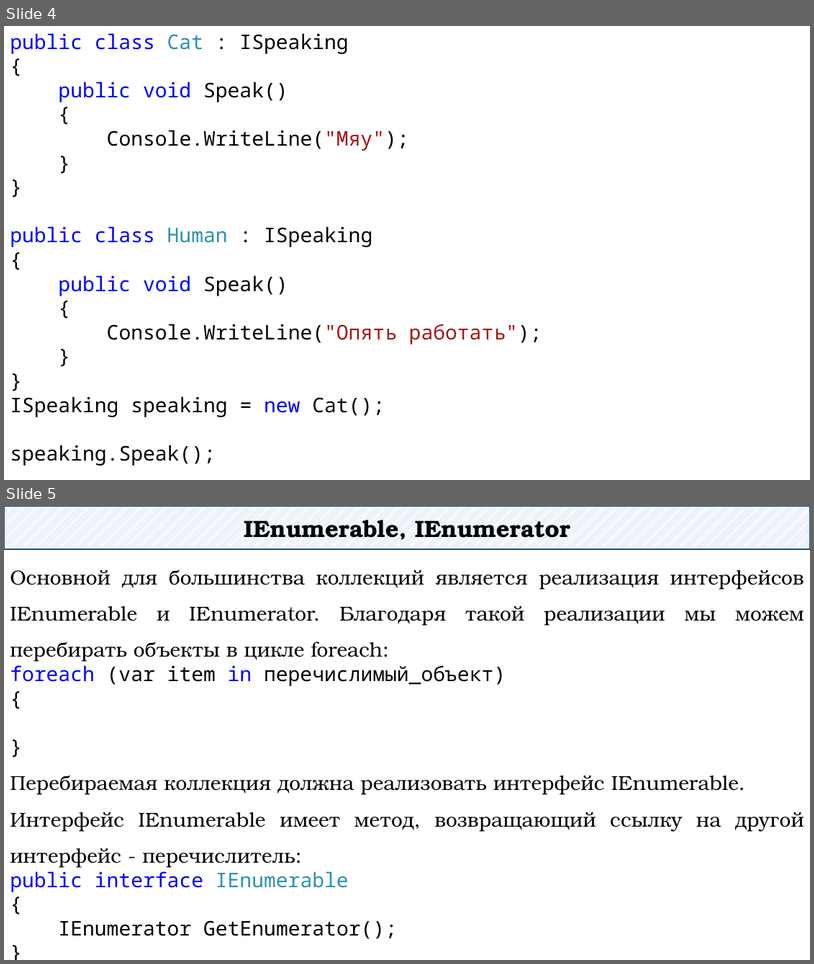
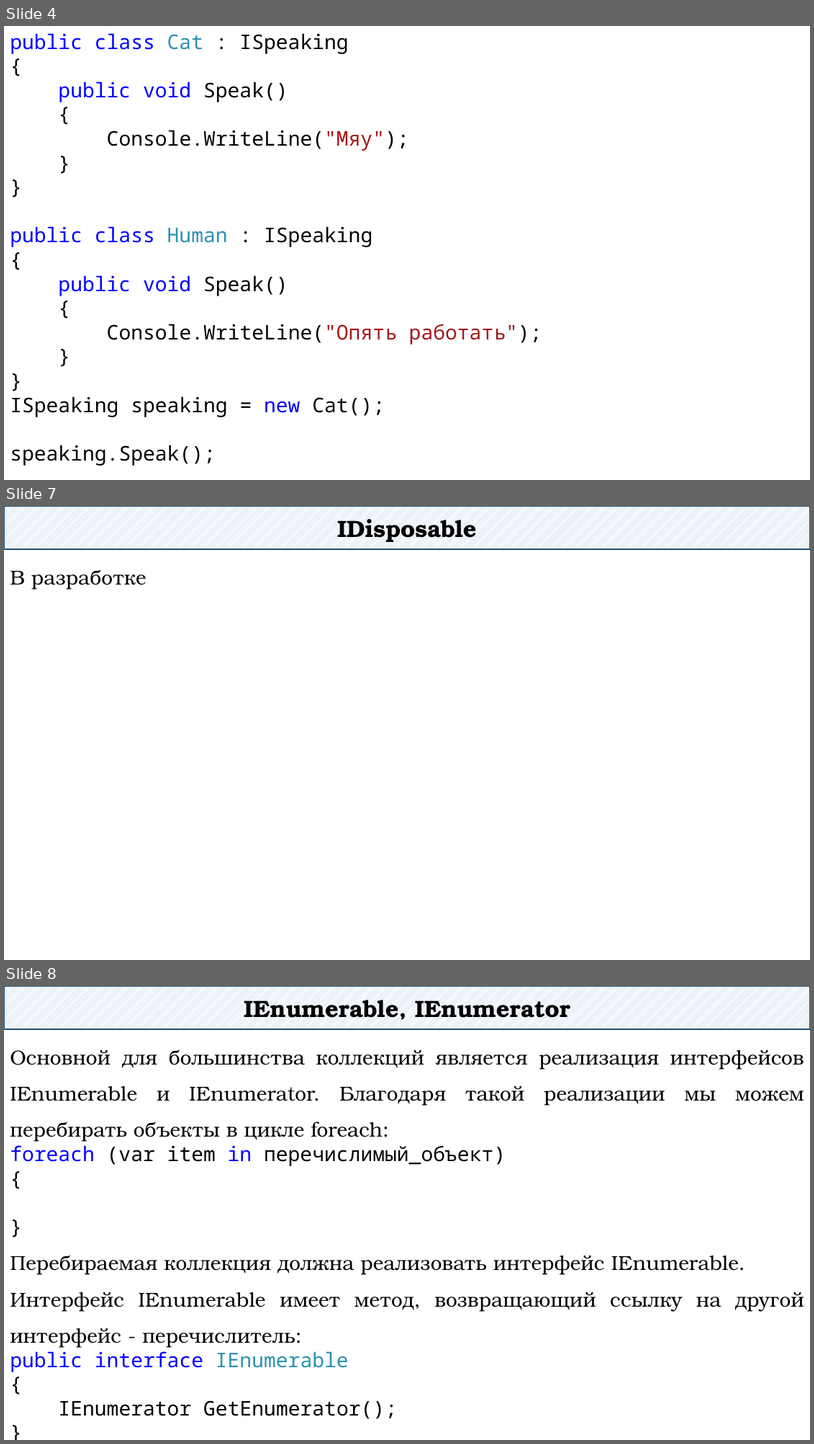
Before and after one commit to DaniilKlyukin/ITiP-2, a slide deck: Лекции/ИТиП 2 лек 4.pptx. Shown one above the other, each under a label of ours: slides 4 and 5 before the commit, slides 4, 7 and 8 after it; the slides between them are not shown. The pictures are 814x964 and 814x1444 pixels, drawn with LibreOffice and Linux fonts; fonts in the diff are those of the drawing. Boxes give left, top, right and bottom in pixels: in the first picture for what was removed or moved away, otherwise in the second. Text is boxed around its words. In the diff, an @@ line names an element or a change of style, - is before the commit and + after.

```diff
--- a/Лекции/ИТиП 2 лек 4.pptx
+++ b/Лекции/ИТиП 2 лек 4.pptx
@@ slide 7 added at (4, 506, 810, 960), background #FFFFFF @@
@@ rectangle added at (4, 506, 810, 549), fill pattern #B4C7E7 on #FFFFFF, outline #1F4E79 1.25 pt, 28 pt, text #000000, bold @@
+IDisposable
@@ text added at (10, 569, 147, 590), 24 pt, text #000000 @@
+В разработке
@@ what was slide 5 is now slide 8 @@
```
Also in this commit, not shown: 1 slide changed, 2 other slides added, 1 other file.
